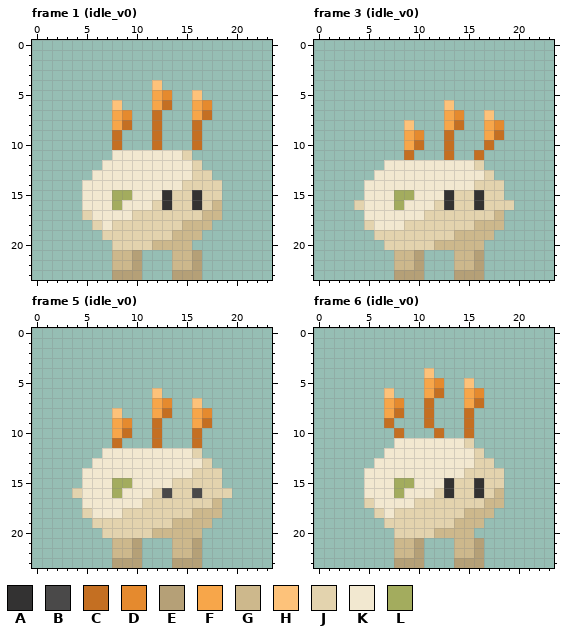
One commit to this pixel-art file: TDS_Mod/ModSource/Yossele/Art/Temporary/aseprite/Yosselefriend-Sheet.aseprite. The picture above was drawn from the file before the commit.
24x24 pixels, 64 frames. Shown: frame 1 (idle_v0), frame 3 (idle_v0), frame 5 (idle_v0), frame 6 (idle_v0). The commit also changed other frames, which this record leaves out.
Palette (. is transparent): A #333232  B #4a4949  C #c46f22  D #e58a2e  E #b5a077  F #f7a64a  G #cdb88c  H #fdc27a  J #e3d3ae  K #f2e8d0  L #a3ac5e
Pixels before, frame 1 (idle_v0), first column x 5:
 4 .......H......
 5 .......FD..H..
 6 ...H...FC..FD.
 7 ...FD..C...FC.
 8 ...FC..C...C..
 9 ...C...C...C..
10 ...C...C...C..
11 ...KKKKKKKJ...
12 ..KKKKKKKKKJ..
13 .KKKKKKKKKKJJ.
14 KKKKKKKKKKJJJJ
15 KKKLLKKKAJJAJJ
16 KKKLKKKJAJJAJG
17 JKKKKJJJJJJJGG
18 .JKJJJJJJJGGG.
19 ..JJJJJJJGGG..
20 ...JJJJGGGG...
21 ...GGE...GGE..
22 ...GGE...GGE..
23 ...EEE...EEE..
Pixels before, frame 3 (idle_v0), first column x 4:
 6 .........H......
 7 .........FD..H..
 8 .....H...FC..FD.
 9 .....FD..C...FC.
10 .....FC..C...C..
11 .....C...C..C...
12 ...KKKKKKKKKJ...
13 ..KKKKKKKKKKKJ..
14 .KKKKKKKKKKKJJJ.
15 .KKKLLKKKAJJAJJ.
16 JKKKLKKKJAJJAJJJ
17 .KKKKKKJJJJJJJG.
18 .JKKKJJJJJJJGGG.
19 ..JJJJJJJJGGGG..
20 ...JJJJJGGGGG...
21 ....GGE...GGE...
22 ....GGE...GGE...
23 ....EEE...EEE...
Pixels before, frame 5 (idle_v0), first column x 4:
 6 ........H.......
 7 ........FD..H...
 8 ....H...FC..FD..
 9 ....FD..C...FC..
10 ....FC..C...C...
11 ....C...C...C...
12 ...KKKKKKKKKJ...
13 ..KKKKKKKKKKKJ..
14 .KKKKKKKKKKKJJJ.
15 .KKKLLKKKKJJJJJ.
16 JKKKLKKKJBJJBJJJ
17 .KKKKKKJJJJJJJG.
18 .JKKKJJJJJJJGGG.
19 ..JJJJJJJJGGGG..
20 ...JJJJJGGGGG...
21 ....GGE...GGE...
22 ....GGE...GGE...
23 ....EEE...EEE...
Pixels before, frame 6 (idle_v0), first column x 5:
 4 ......H.......
 5 ......FD..H...
 6 ..H...FC..FD..
 7 ..FD..C...FC..
 8 ..FC..C...C...
 9 ..C...C...C...
10 ...C...C..C...
11 ...KKKKKKKJ...
12 ..KKKKKKKKKJ..
13 .KKKKKKKKKKJJ.
14 KKKKKKKKKKJJJJ
15 KKKLLKKKAJJAJJ
16 KKKLKKKJAJJAJG
17 JKKKKJJJJJJJGG
18 .JKJJJJJJJGGG.
19 ..JJJJJJJGGG..
20 ...JJJJGGGG...
21 ...GGE...GGE..
22 ...GGE...GGE..
23 ...EEE...EEE..
After the commit:
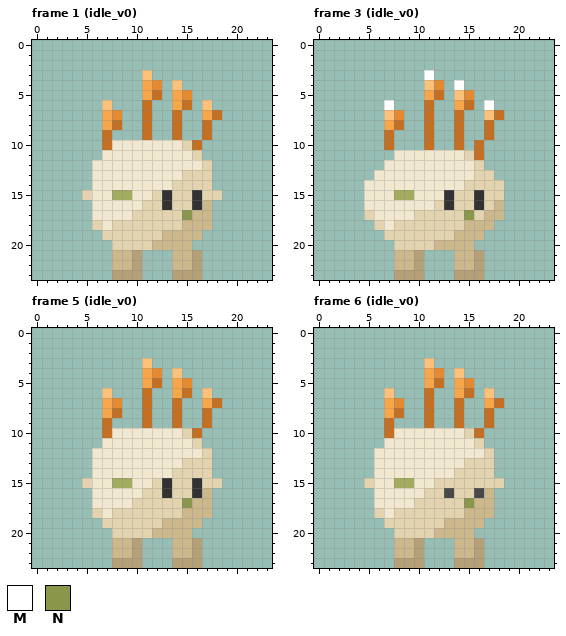
Colours new in this view: M #ffffff  N #8a9649
Diff:
Changed rows in their new state; - is an unchanged pixel.
Frame 1 (idle_v0):
first column x 5:
 3 ------H-------
 4 ------FD-H----
 5 ------FC.FD.--
 6 --H.--C..FC.H-
 7 --FD.-C.-C-.FC
 8 --FC.-C.-C-.C-
 9 --C.--C.-C-.C-
10 --CKKKKKKKJ---
11 --K-------KJ--
12 -K---------KJ-
13 ----------J---
14 .--------J---.
15 J------J------
16 .--K--J-----G.
17 .---------NG-.
19 --------G-----
Frame 3 (idle_v0):
first column x 4:
 3 -------M--------
 4 -------HD-M-----
 5 -------FC-HD----
 6 ---M---C-.FC-M--
 7 ---HD--C-.C---C-
 8 ---FC.-C-.---C.-
 9 ---C-..C-.C--C.-
10 ---C-..C-.C-C.--
11 ----KKKKKKKJ----
13 ------------J---
14 -----------J----
16 .---K---------G.
17 -J----J----N-G--
18 -.J-J------G--.-
19 --.----------.--
20 ---.--------.---
Frame 5 (idle_v0):
first column x 4:
 3 -------H--------
 4 -------FD-H-----
 5 -------FC-FD----
 6 ---H---C.-FC-H--
 7 ---FD--C..C-.FC-
 8 ---FC--C..C-.C--
 9 ---C..-C.-C-.---
10 ---CKKKKKKKJ----
11 ---KKKKKKKKKJ---
12 --K---------KJ--
13 -----------JJ---
14 -.--------JJ--.-
15 -J------JA--A---
16 ..--K--J-A--AG..
17 -.----J----NGG.-
18 -.J-J------G--.-
19 --.------G---.--
20 ---.--------.---
Frame 6 (idle_v0):
first column x 5:
 3 ------H-------
 4 ------FD-H----
 5 -------C-FD---
 6 ------C.-FC.H-
 7 ---------C..FC
 8 ---------C.-C-
 9 ---------C.-C-
10 --CKKKKKKKJC--
11 --K-------KJ--
12 -K---------KJ-
13 ----------J---
14 .--------J---.
15 J------JJ--J--
16 .--K--J-B--BG.
17 .---------NG-.
19 --------G-----
Where, in picture pixels (left, top, right, bottom), the same in both pictures:
changed: (82, 70, 222, 240)
changed: (354, 70, 514, 250)
changed: (72, 358, 232, 538)
changed: (364, 358, 504, 528)
